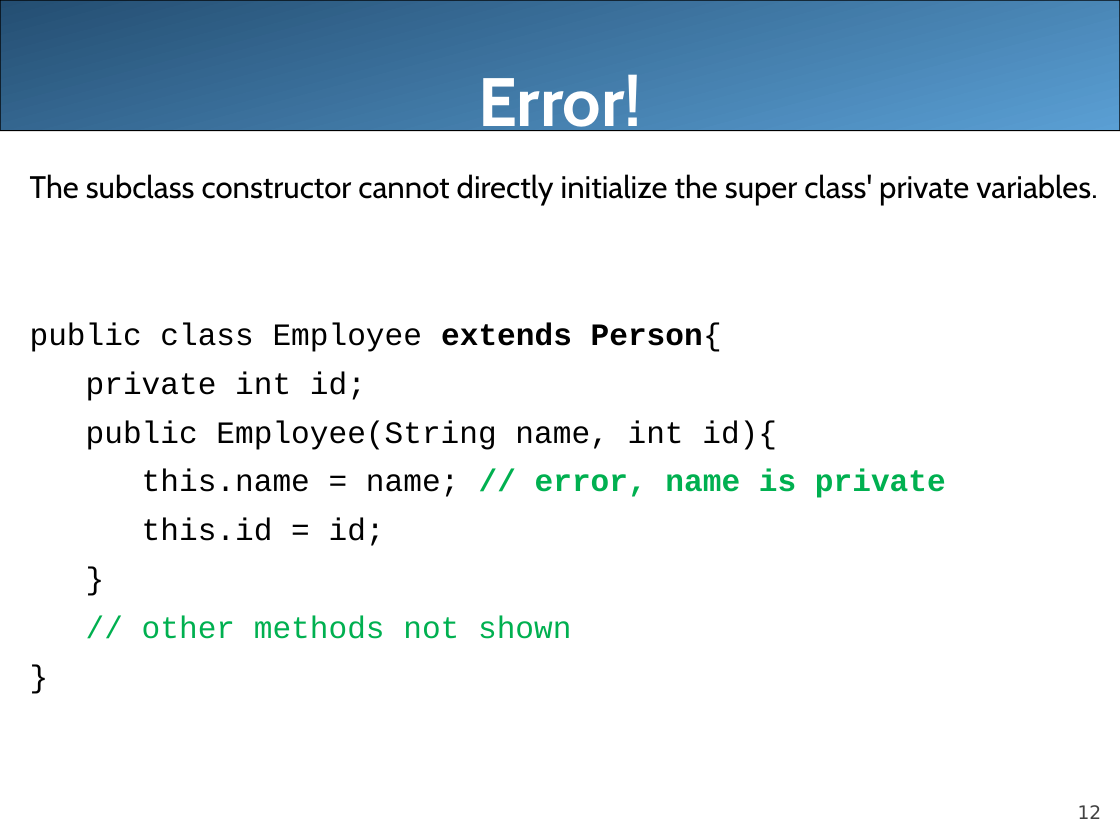
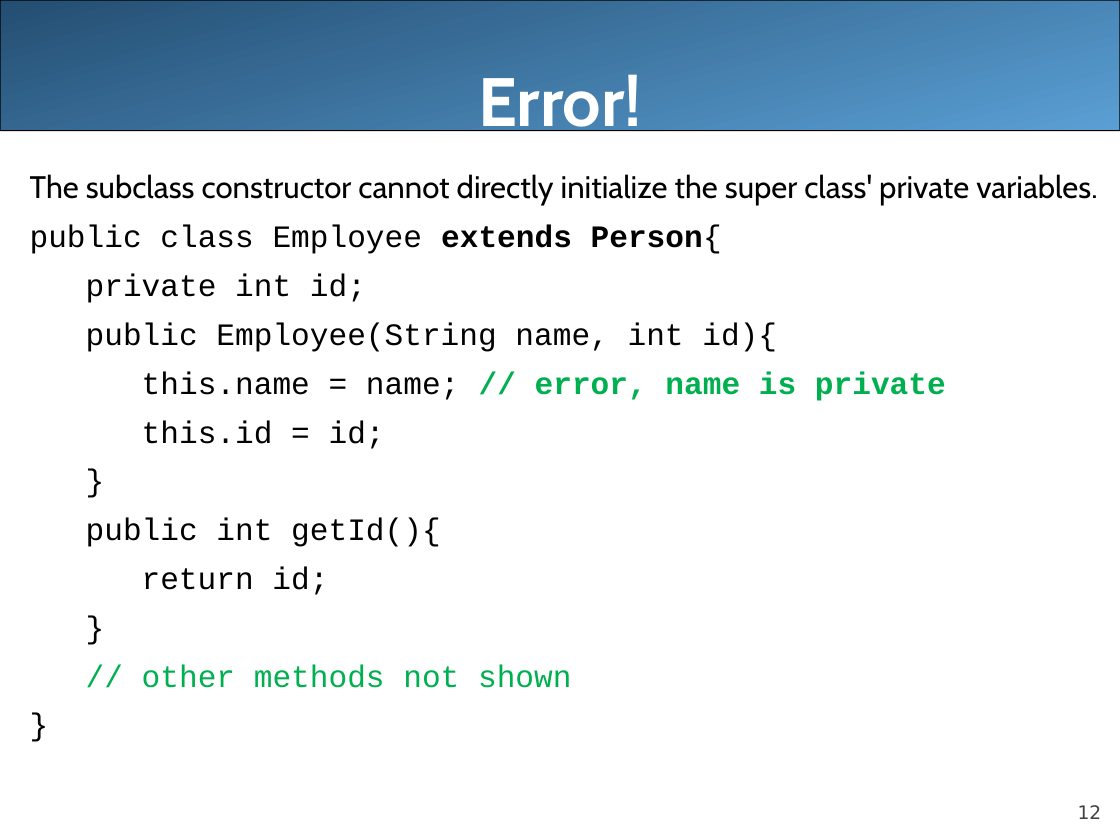
Before and after one commit to LongBaoNguyen/longbaonguyen.github.io, a slide deck: slide 12 of courses/apcsa/lecture21.ppt. Drawn at 1120x840 pixels with LibreOffice and Linux fonts; fonts in the diff are those of the drawing. Boxes give left, top, right and bottom in pixels: in the first picture for what was removed or moved away, otherwise in the second. Text is boxed around its words. In the diff, an @@ line names an element or a change of style, - is before the commit and + after.

```diff
--- a/courses/apcsa/lecture21.ppt
+++ b/courses/apcsa/lecture21.ppt
@@ text at (x1=86, y1=518, x2=440, y2=595): paragraphs added @@
+public int getId(){
+return id;
+}
```
Also in this commit, not shown: 10 other slides changed, 14 slides added, 9 slides removed, 5 other files.
